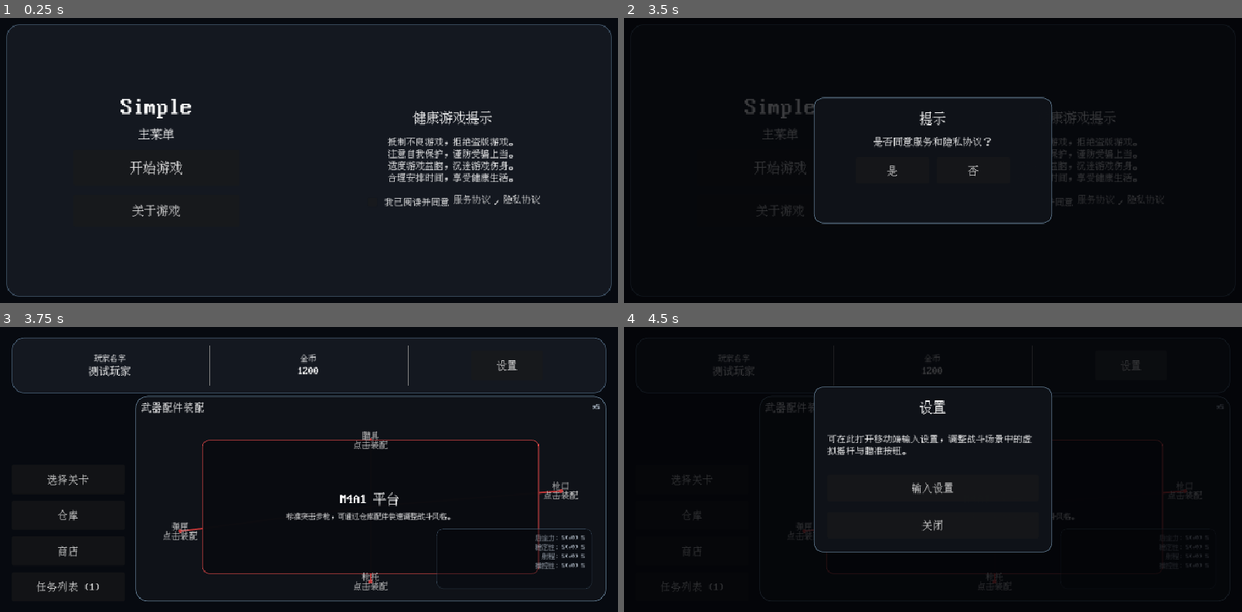
Above: before the commit, frames 1-4 (two rows, left to right).
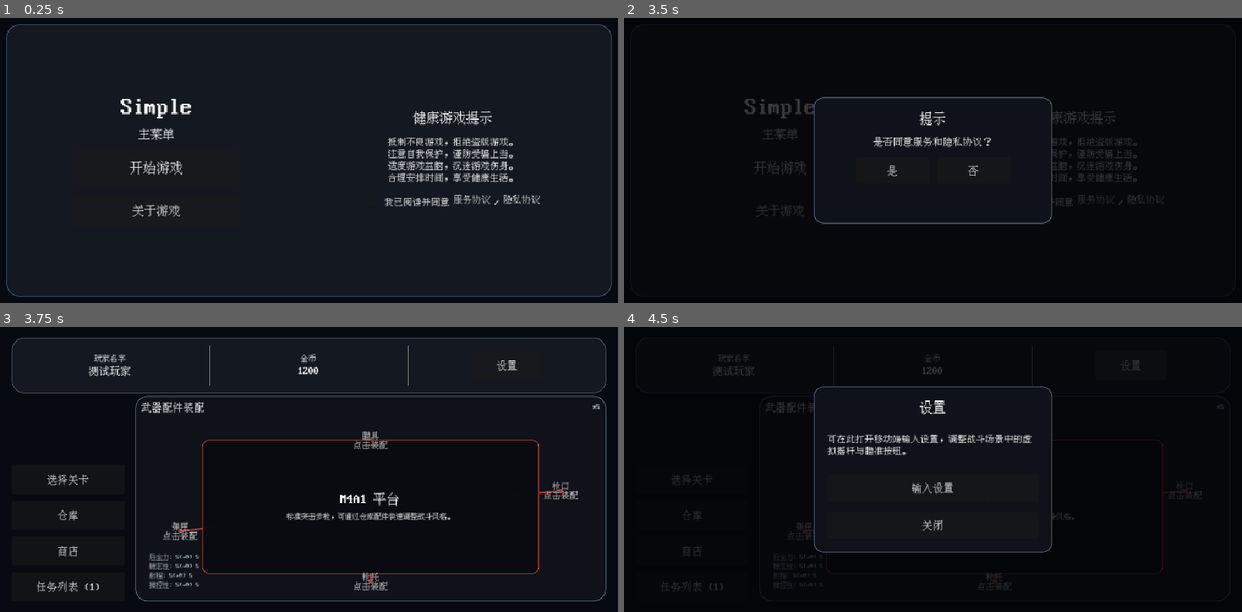
Above: after the commit, the same moments.

Repository: xunx-ii/Simple
Game: Godot game, scene res://scenes/main_menu.tscn
Two runs of this game, one before a commit and one after it. Both use one fixed random seed, a clock stepped at 60 frames per second and the inputs below.
Inputs (mouse positions are in pixels of both pictures, inside the frame that each line leads up to):
- Up to frame 1 (0.25 s): no input
- Up to frame 2 (3.5 s): click "开始游戏" at 0.5 s; click "开始游戏" at 1.25 s; click "关于游戏" at 2 s; click (994, 203) at 2.75 s
- Up to frame 3 (3.75 s): click "是" at 3.5 s
- Up to frame 4 (4.5 s): click "设置" at 4.25 s

Frames 1-2 are identical in both runs. In frame 3, 0.9% of the frame differs, in the area x 24-96%, y 70-92%; in frame 4, less than 0.1%.

Commit message:
调整武器属性到装配区左下角

Diff:
--- a/scripts/ui/weapon_assembly_panel.gd
+++ b/scripts/ui/weapon_assembly_panel.gd
@@ -23,7 +23,7 @@
 var weapon_frame: PanelContainer
 var weapon_name_label: Label
 var weapon_description_label: Label
-var stat_overlay: PanelContainer
+var stat_overlay: VBoxContainer
 var stat_items: VBoxContainer
 var attachment_overlay: PanelContainer
 var attachment_title_label: Label
@@ -126,21 +126,11 @@
 	_apply_font(weapon_description_label, 11)
 	weapon_layout.add_child(weapon_description_label)
 
-	stat_overlay = PanelContainer.new()
+	stat_overlay = VBoxContainer.new()
 	stat_overlay.mouse_filter = Control.MOUSE_FILTER_IGNORE
-	stat_overlay.add_theme_stylebox_override(
-		"panel",
-		UIThemeHelperScript.build_panel_style(Color(0.02, 0.03, 0.05, 0.44), 10, Color(0.27, 0.36, 0.44, 0.34))
-	)
+	stat_overlay.add_theme_constant_override("separation", 3)
 	schematic_root.add_child(stat_overlay)
-
-	var stat_margin := MarginContainer.new()
-	UIThemeHelperScript.set_margin(stat_margin, 10, 8, 10, 8)
-	stat_overlay.add_child(stat_margin)
-
-	stat_items = VBoxContainer.new()
-	stat_items.add_theme_constant_override("separation", 3)
-	stat_margin.add_child(stat_items)
+	stat_items = stat_overlay
 
 	attachment_overlay = PanelContainer.new()
 	attachment_overlay.visible = false
@@ -257,9 +247,10 @@
 			continue
 
 		var label := Label.new()
-		label.horizontal_alignment = HORIZONTAL_ALIGNMENT_RIGHT
-		label.modulate = Color(0.88, 0.93, 0.99, 0.72)
+		label.horizontal_alignment = HORIZONTAL_ALIGNMENT_LEFT
+		label.modulate = Color(0.88, 0.93, 0.99, 0.78)
 		label.text = _format_stat_text(stat_variant)
+		label.custom_minimum_size = Vector2(150.0, 0.0)
 		_apply_font(label, 10)
 		stat_items.add_child(label)
 
@@ -464,11 +455,8 @@
 		root_size
 	)
 
-	var stat_size := Vector2(
-		clampf(root_size.x * 0.34, 170.0, 244.0),
-		clampf(root_size.y * 0.34, 88.0, 126.0)
-	)
-	stat_overlay.position = Vector2(root_size.x - stat_size.x - 12.0, root_size.y - stat_size.y - 10.0)
+	var stat_size := stat_overlay.get_combined_minimum_size()
+	stat_overlay.position = Vector2(12.0, root_size.y - stat_size.y - 10.0)
 	stat_overlay.size = stat_size
 
 	var overlay_size := Vector2(
